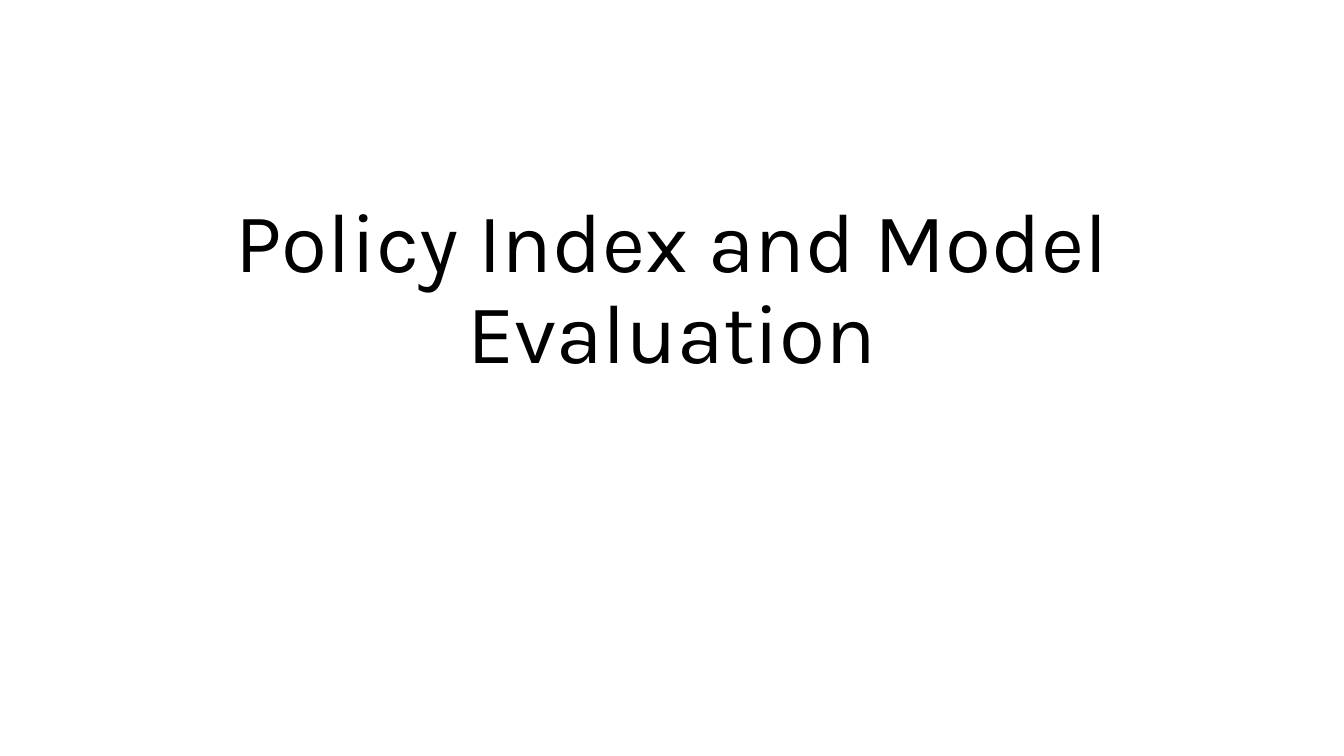
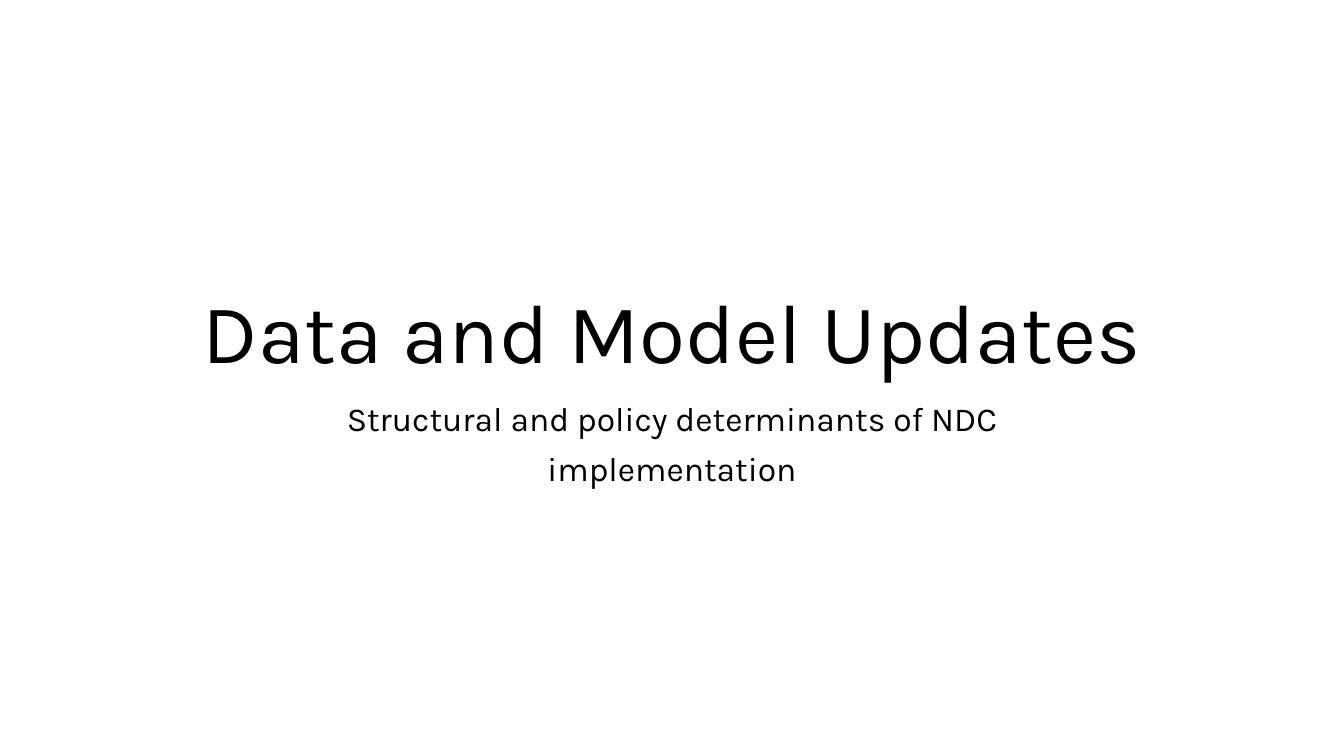
Before and after one commit to jroblar/ndc_evaluation, a slide deck: slide 1 of docs/new_model_updated.pptx. Drawn at 1344x756 pixels with LibreOffice and Linux fonts; fonts in the diff are those of the drawing. Boxes give left, top, right and bottom in pixels: in the first picture for what was removed or moved away, otherwise in the second. Text is boxed around its words. In the diff, an @@ line names an element or a change of style, - is before the commit and + after.

Commit message:
update git ignore and model presentation

```diff
--- a/docs/new_model_updated.pptx
+++ b/docs/new_model_updated.pptx
@@ title at [203,305,1141,383]: text changed @@
-Policy Index and Model Evaluation
+Data and Model Updates
@@ subtitle added at [347,408,997,489], 24 pt, text #000000 @@
+Structural and policy determinants of NDC
+implementation
```
Also in this commit, not shown: 23 slides added, 1 other file.
